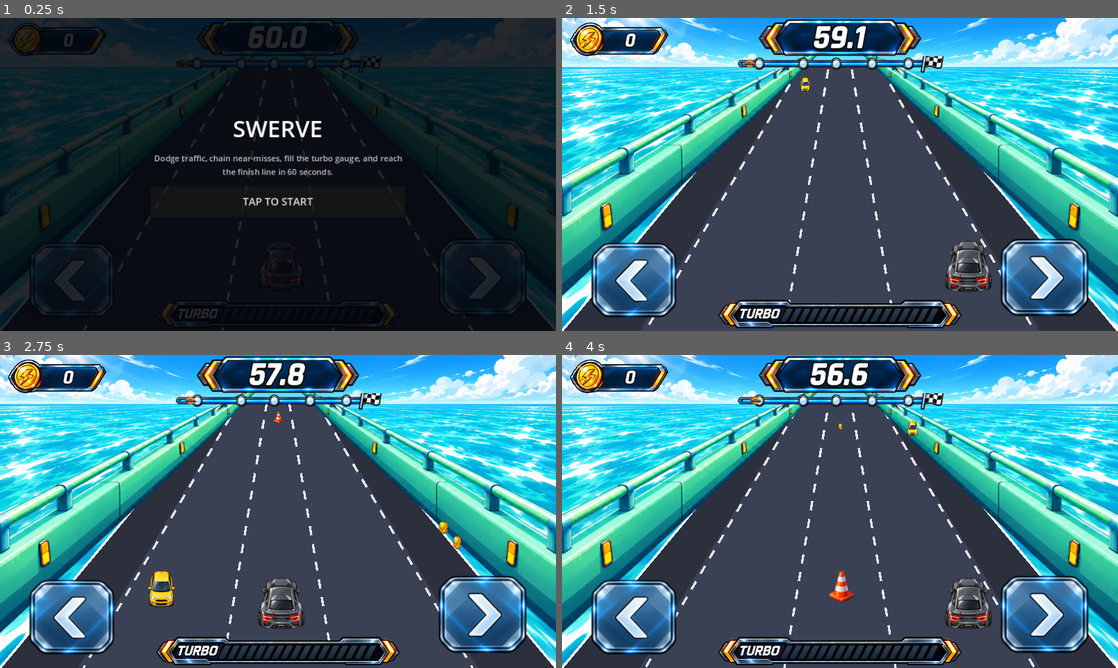
Above: before the commit, frames 1-4 (two rows, left to right).
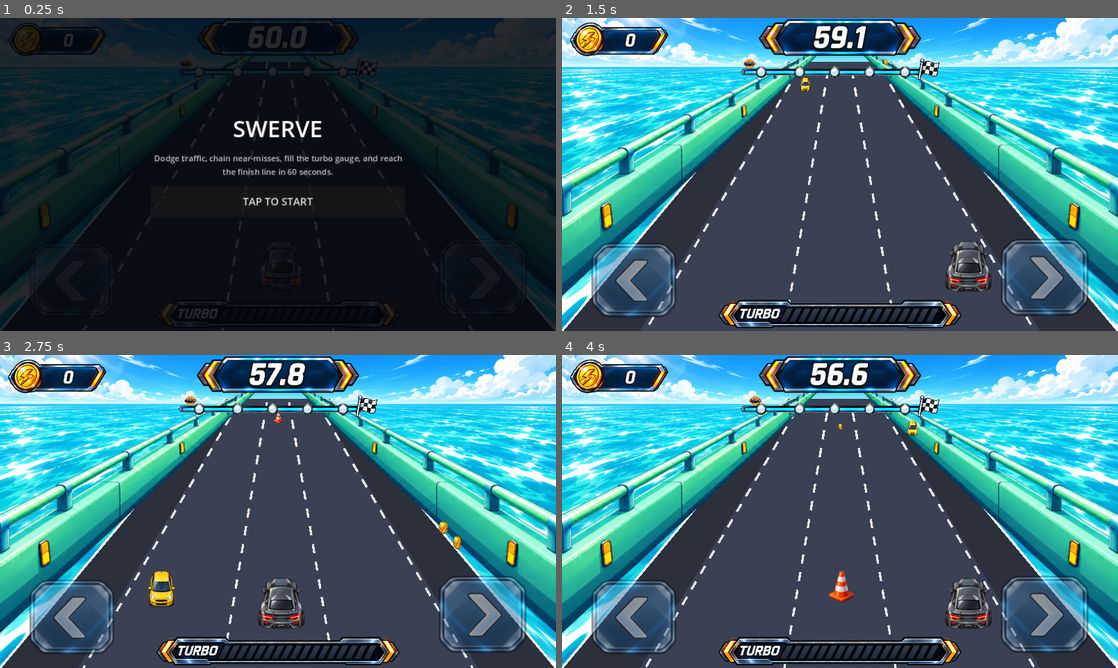
Above: after the commit, the same moments.

Repository: kjs8806/swerve
Game: Godot game, scene res://scenes/Main.tscn
Two runs of this game, one before a commit and one after it. Both use one fixed random seed, a clock stepped at 60 frames per second and the inputs below.
Inputs:
- Up to frame 1 (0.25 s): no input
- Up to frame 2 (1.5 s): click "TAP TO START" at 0.5 s; tap Enter at 1.25, 1.35 s; hold Right from 1.28 s (still down)
- Up to frame 3 (2.75 s): tap Space at 1.52, 2.27 s; release Right at 2.03 s; hold Left from 2.03 s (still down); tap Enter at 2.1 s
- Up to frame 4 (4 s): release Left at 2.78 s; hold Right from 2.78 s (still down); tap Enter at 2.85, 3.6 s; tap Space at 3.77 s

The runs differ from the first frame. In frame 1, 0.5% of the frame differs, in the area x 31-69%, y 12-20%; in frame 2, 7.7%; in frame 3, 7.7%, in the area x 5-95%, y 12-96%; in frame 4, 7.7%.

Commit message:
Upgrade progress HUD and soften steering controls

Diff:
--- a/godot/scenes/Main.tscn
+++ b/godot/scenes/Main.tscn
@@ -3,8 +3,8 @@
 [ext_resource type="Script" path="res://scripts/Race.gd" id="1"]
 [ext_resource type="Texture2D" path="res://assets/hud/coin-frame.png" id="2_coin"]
 [ext_resource type="Texture2D" path="res://assets/hud/timer-frame.png" id="3_timer"]
-[ext_resource type="Texture2D" path="res://assets/hud/progress-track.png" id="4_track"]
-[ext_resource type="Texture2D" path="res://assets/hud/progress-car.png" id="5_car"]
+[ext_resource type="Texture2D" path="res://assets/hud/progress-track-hd.png" id="4_track"]
+[ext_resource type="Texture2D" path="res://assets/hud/progress-car-hd.png" id="5_car"]
 [ext_resource type="Texture2D" path="res://assets/hud/combo-badge-modular.png" id="6_combo"]
 [ext_resource type="Texture2D" path="res://assets/hud/turbo-gauge-base.png" id="7_turbo"]
 [ext_resource type="Texture2D" path="res://assets/hud/steer-left.png" id="8_left"]
@@ -234,6 +234,7 @@
 mouse_filter = 2
 
 [node name="BtnLeft" type="TextureButton" parent="HUD/Root"]
+modulate = Color(1, 1, 1, 0.5)
 anchor_top = 1.0
 anchor_bottom = 1.0
 offset_left = 14.0
@@ -245,6 +246,7 @@
 stretch_mode = 5
 
 [node name="BtnRight" type="TextureButton" parent="HUD/Root"]
+modulate = Color(1, 1, 1, 0.5)
 anchor_left = 1.0
 anchor_top = 1.0
 anchor_right = 1.0
Binary file added: godot/assets/hud/progress-car-hd.png
Binary file added: godot/assets/hud/progress-track-hd.png
